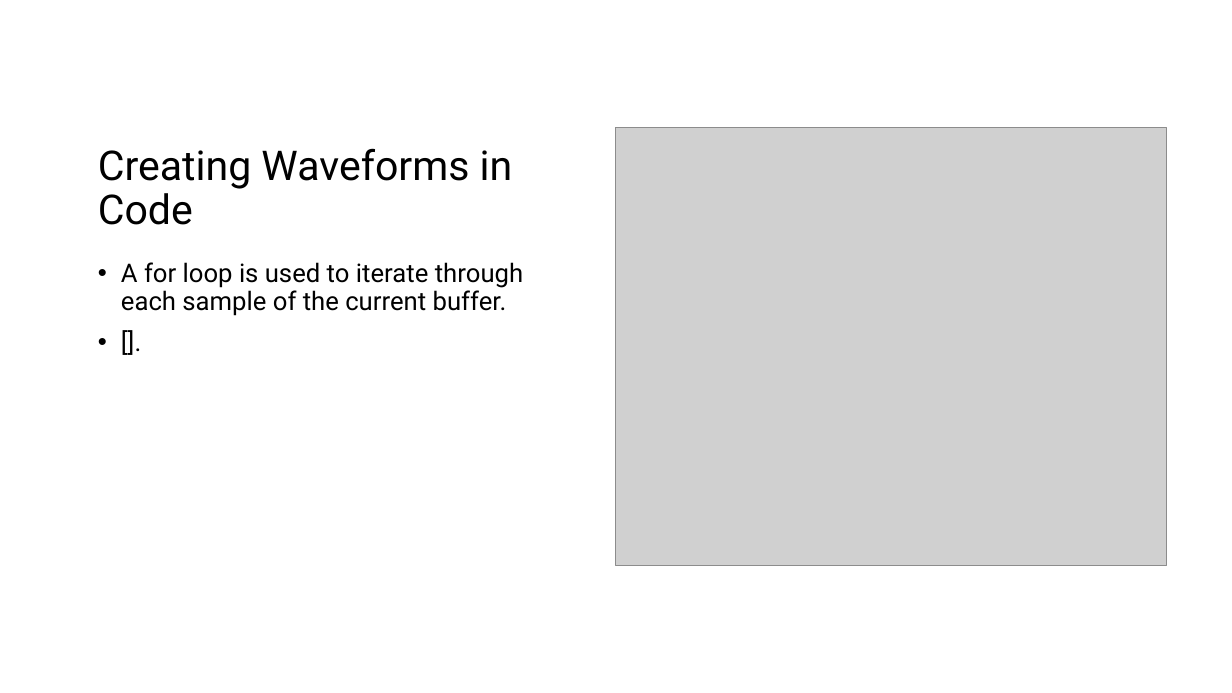
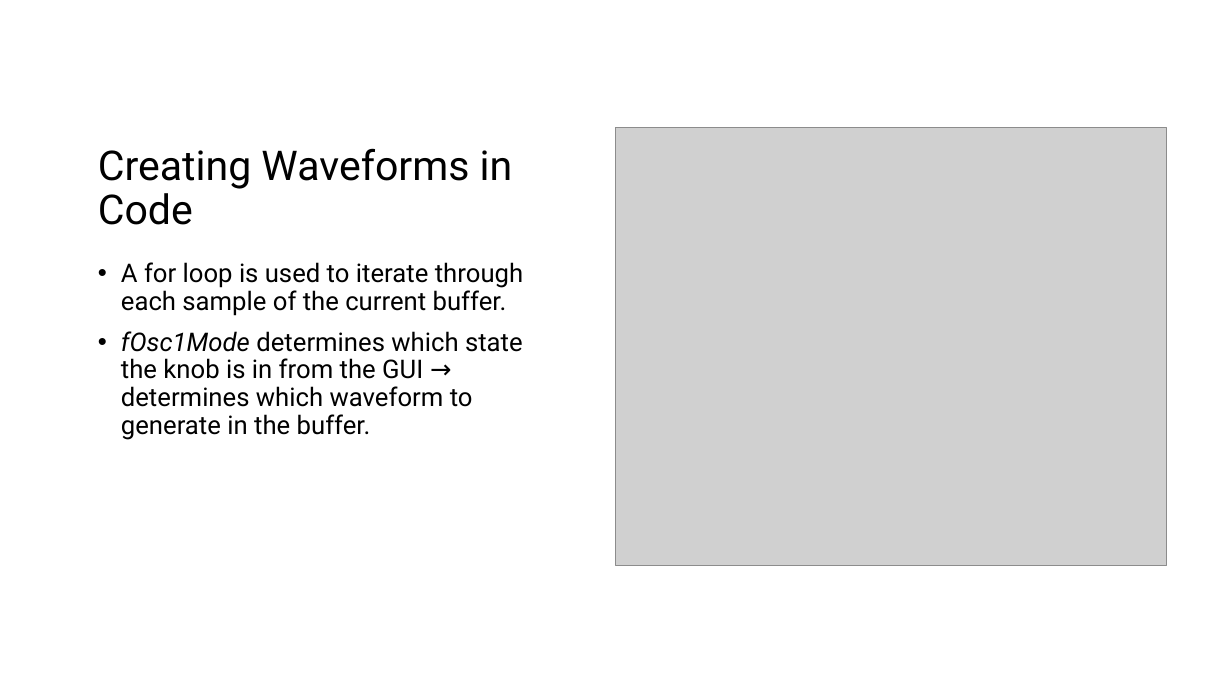
Before and after one commit to ShotgunApe/VST-Synth, a slide deck: slide 13 of docs/juniorIS-new.pptx (slide 15 before the commit). Drawn at 1232x693 pixels with LibreOffice and Linux fonts; fonts in the diff are those of the drawing; grey boxes stand for pictures. Boxes give left, top, right and bottom in pixels: in the first picture for what was removed or moved away, otherwise in the second. Text is boxed around its words. In the diff, an @@ line names an element or a change of style, - is before the commit and + after.

```diff
--- a/docs/juniorIS-new.pptx
+++ b/docs/juniorIS-new.pptx
@@ text at [121, 331, 523, 440]: text changed @@
-• [].
+• fOsc1Mode determines which state the knob is in from the GUI → determines which waveform to generate in the buffer.
```
Also in this commit, not shown: 7 other slides changed, 3 slides removed, 1 other file.
